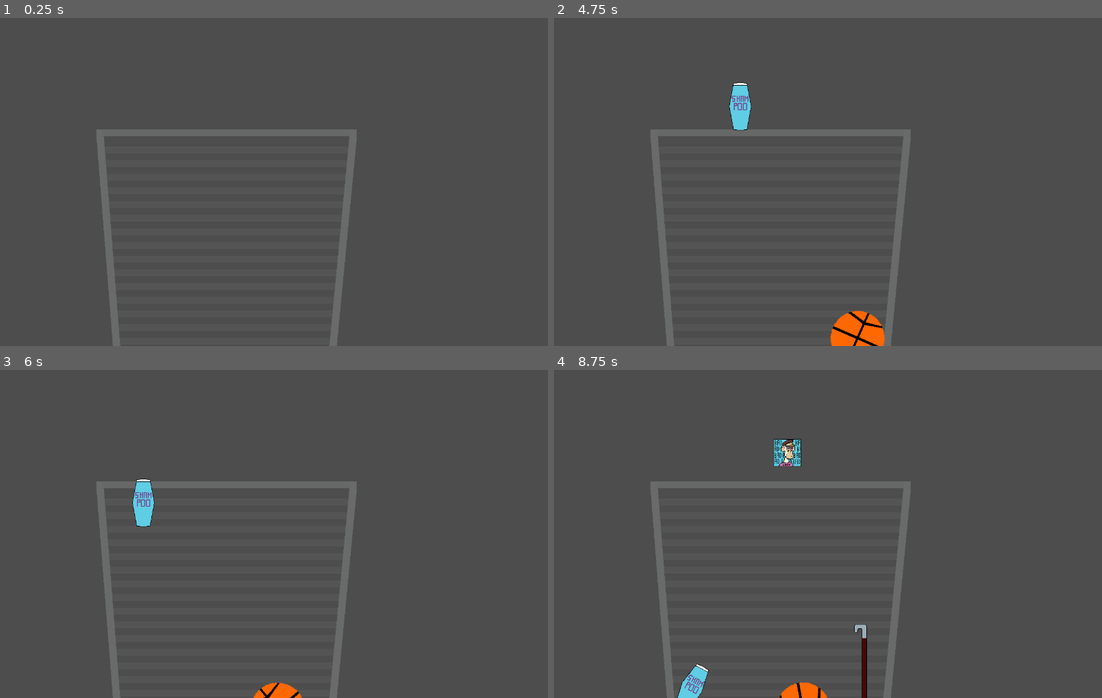
Above: before the commit, frames 1-4 (two rows, left to right).
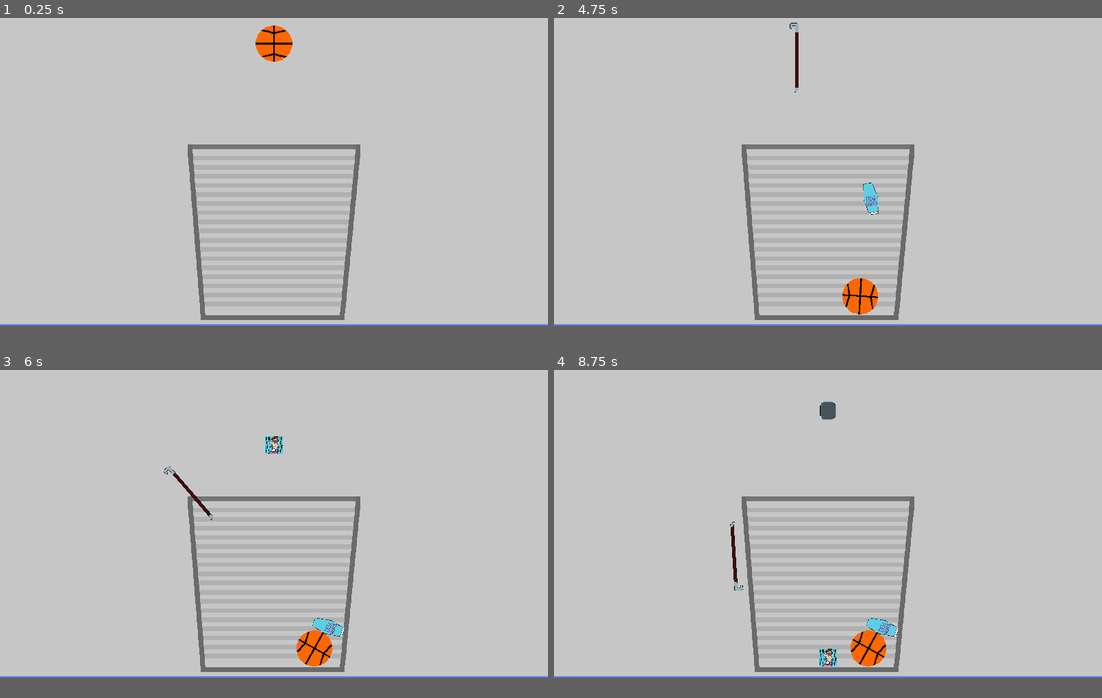
Above: after the commit, the same moments.

Repository: TinyWhaleCloud/ld50-trashytowers
Game: Godot game, scene res://screens/title_screen/TitleScreen.tscn
Same seed, same stepped clock (60 frames per second), same inputs: the game is played once before the commit and once after it. The engine's default icon, where the game draws it, is replaced by a stand-in: a white triangle on a blue panel in a dark square.
Inputs:
- Up to frame 1 (0.25 s): no input
- Up to frame 2 (4.75 s): tap Enter (ui_accept) at 0.5, 1.35, 1.52, 1.82, 2.3, 3.02, 3.32, 4.52 s; hold D (player1_right) 0.53-1.28 s; hold Enter (ui_accept) 0.53-1.28 s; tap Space (player1_drop, bound only after the commit) at 0.6, 1.55, 3.05, 3.6, 4.35 s; hold S (player1_down) 1.28-2.03 s; hold D (player1_right) 2.03-2.78 s; hold Q (player1_turn_ccw) 2.03-2.78 s; hold W (player1_up) 2.78-3.53 s; tap E (player1_turn_cw) at 2.85 s; hold Enter (ui_accept) 3.53-4.28 s; hold A (player1_left) from 3.53 s (still down); tap 1 (debug_spawn_player, bound only after the commit) at 4.15 s
- Up to frame 3 (6 s): tap Enter (ui_accept) at 4.82 s; release A (player1_left) at 5.03 s; hold S (player1_down) 5.03-5.78 s; hold Enter (ui_accept) 5.03-5.78 s; hold D (player1_right) from 5.78 s (still down); tap Q (player1_turn_ccw) at 5.85 s
- Up to frame 4 (8.75 s): tap Enter (ui_accept) at 6.02, 6.32, 6.77, 6.8, 7.07, 7.52, 7.82 s; tap Space (player1_drop, bound only after the commit) at 6.05, 7.35, 8.1 s; release D (player1_right) at 6.53 s; hold W (player1_up) 6.53-7.28 s; hold E (player1_turn_cw) 6.53-7.28 s; hold D (player1_right) 7.28-8.03 s; hold S (player1_down) from 8.03 s (still down); hold Enter (ui_accept) from 8.03 s (still down)
The window is 800x480 before the commit and 800x450 after it. Grey fills any space a smaller window leaves; there, only what the larger window draws over its background counts as a difference.

The runs differ from the first frame. In frame 1, 93% of the frame differs, in the area x 0-100%, y 0-100%; in frame 2, 94%; in frame 3, 94%; in frame 4, 94%.

Commit message:
Add floor, set window size and stretch mode

Diff:
--- a/src/actors/player/Player.gd
+++ b/src/actors/player/Player.gd
@@ -7,7 +7,8 @@
 signal trash_landed
 
 # Constants
-const TRASH_SPEED = 80
+const TRASH_SPEED_PLAYER = 200
+const TRASH_SPEED_DOWN = 100
 const TRASH_ROT_SPEED = 5
 
 # State variables
@@ -16,14 +17,14 @@
 
 func _process(delta):
     if current_trash:
-        if Input.is_action_just_pressed("player1_up"):
+        if Input.is_action_just_pressed("player1_drop"):
             drop_trash()
         else:
             process_movement_input()
 
 func process_movement_input():
     # Process player movement
-    var trash_direction = Vector2(0, 1)
+    var trash_direction = Vector2(0, 0)
     var trash_rotation = 0
 
     if Input.is_action_pressed("player1_left"):
@@ -41,8 +42,10 @@
     if Input.is_action_pressed("player1_turn_ccw"):
         trash_rotation -= 1
 
+    var trash_velocity = trash_direction * TRASH_SPEED_PLAYER + Vector2(0, 1) * TRASH_SPEED_DOWN
+
     # Set movement vector (exact movement is processed by the trash object)
-    current_trash.move_by_player(trash_direction * TRASH_SPEED, trash_rotation * TRASH_ROT_SPEED)
+    current_trash.move_by_player(trash_velocity, trash_rotation * TRASH_ROT_SPEED)
 
 
 # Start controlling a piece of trash
--- a/src/project.godot
+++ b/src/project.godot
@@ -39,9 +39,13 @@
 
 [display]
 
-window/size/width=1280
-window/size/height=768
+window/size/width=1920
+window/size/height=1080
+window/size/test_width=1280
+window/size/test_height=720
 window/dpi/allow_hidpi=true
+window/stretch/mode="2d"
+window/stretch/aspect="keep"
 
 [importer_defaults]
 
@@ -109,6 +113,16 @@
 "events": [ Object(InputEventKey,"resource_local_to_scene":false,"resource_name":"","device":0,"alt":false,"shift":false,"control":false,"meta":false,"command":false,"pressed":false,"scancode":81,"physical_scancode":0,"unicode":0,"echo":false,"script":null)
  ]
 }
+player1_drop={
+"deadzone": 0.5,
+"events": [ Object(InputEventKey,"resource_local_to_scene":false,"resource_name":"","device":0,"alt":false,"shift":false,"control":false,"meta":false,"command":false,"pressed":false,"scancode":32,"physical_scancode":0,"unicode":0,"echo":false,"script":null)
+ ]
+}
+debug_spawn_player={
+"deadzone": 0.5,
+"events": [ Object(InputEventKey,"resource_local_to_scene":false,"resource_name":"","device":0,"alt":false,"shift":false,"control":false,"meta":false,"command":false,"pressed":false,"scancode":49,"physical_scancode":0,"unicode":0,"echo":false,"script":null)
+ ]
+}
 
 [physics]
 
@@ -121,5 +135,5 @@
 2d/snapping/use_gpu_pixel_snap=true
 vram_compression/import_etc=true
 vram_compression/import_etc2=false
-environment/default_clear_color=Color( 0.301961, 0.301961, 0.301961, 1 )
+environment/default_clear_color=Color( 0.776471, 0.776471, 0.776471, 1 )
 environment/default_environment="res://default_env.tres"
--- a/src/screens/main_game/MainGame.gd
+++ b/src/screens/main_game/MainGame.gd
@@ -29,10 +29,11 @@
 
 func _ready():
     randomizer.randomize()
+    spawn_player_trash()
 
 func _input(event):
-    # TODO: Only for testing. Spawning trash should be automatic
-    if event.is_action_pressed("ui_accept"):
+    # TODO: These are only debug shortcuts.
+    if event.is_action_pressed("debug_spawn_player"):
         spawn_player_trash()
 
 # Spawn new trash controlled by the player
--- a/src/screens/main_game/MainGame.tscn
+++ b/src/screens/main_game/MainGame.tscn
@@ -1,27 +1,45 @@
-[gd_scene load_steps=5 format=2]
+[gd_scene load_steps=6 format=2]
 
 [ext_resource path="res://screens/main_game/MainGame.gd" type="Script" id=1]
 [ext_resource path="res://objects/trash_bin/TrashBin.tscn" type="PackedScene" id=2]
 [ext_resource path="res://actors/player/Player.tscn" type="PackedScene" id=3]
 
 [sub_resource type="RectangleShape2D" id=1]
-extents = Vector2( 2000, 200 )
+extents = Vector2( 800, 100 )
+
+[sub_resource type="RectangleShape2D" id=2]
+extents = Vector2( 1200, 20 )
 
 [node name="MainGame" type="Node2D"]
 script = ExtResource( 1 )
 
 [node name="TrashBin" parent="." instance=ExtResource( 2 )]
-position = Vector2( 529, 557 )
+position = Vector2( 960, 740 )
 
 [node name="Player" parent="." instance=ExtResource( 3 )]
-position = Vector2( 528, 68 )
+position = Vector2( 960, 68 )
 
-[node name="Floor" type="Area2D" parent="."]
-position = Vector2( 640, 900 )
+[node name="FloorArea" type="Area2D" parent="."]
+position = Vector2( 960, 920 )
+
+[node name="CollisionShapeLeft" type="CollisionShape2D" parent="FloorArea"]
+position = Vector2( -1080, 100 )
+shape = SubResource( 1 )
+
+[node name="CollisionShapeRight" type="CollisionShape2D" parent="FloorArea"]
+position = Vector2( 1080, 100 )
+shape = SubResource( 1 )
+
+[node name="Floor" type="StaticBody2D" parent="."]
+position = Vector2( 960, 1080 )
+
+[node name="Line2D" type="Line2D" parent="Floor"]
+points = PoolVector2Array( -1200, 0, 1200, 0 )
+default_color = Color( 0.4, 0.501961, 1, 1 )
 
 [node name="CollisionShape2D" type="CollisionShape2D" parent="Floor"]
-position = Vector2( 0, 200 )
-shape = SubResource( 1 )
+position = Vector2( 0, 10 )
+shape = SubResource( 2 )
 
 [connection signal="trash_dropped" from="Player" to="." method="_on_Player_trash_dropped"]
 [connection signal="trash_landed" from="Player" to="." method="_on_Player_trash_landed"]
